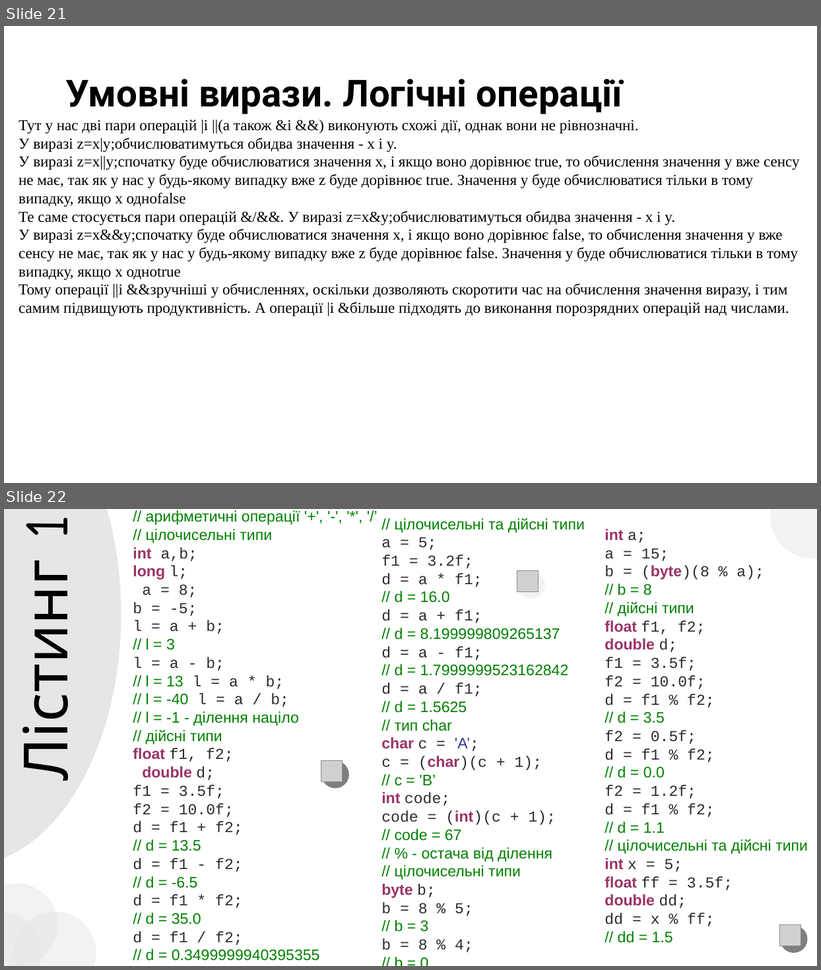
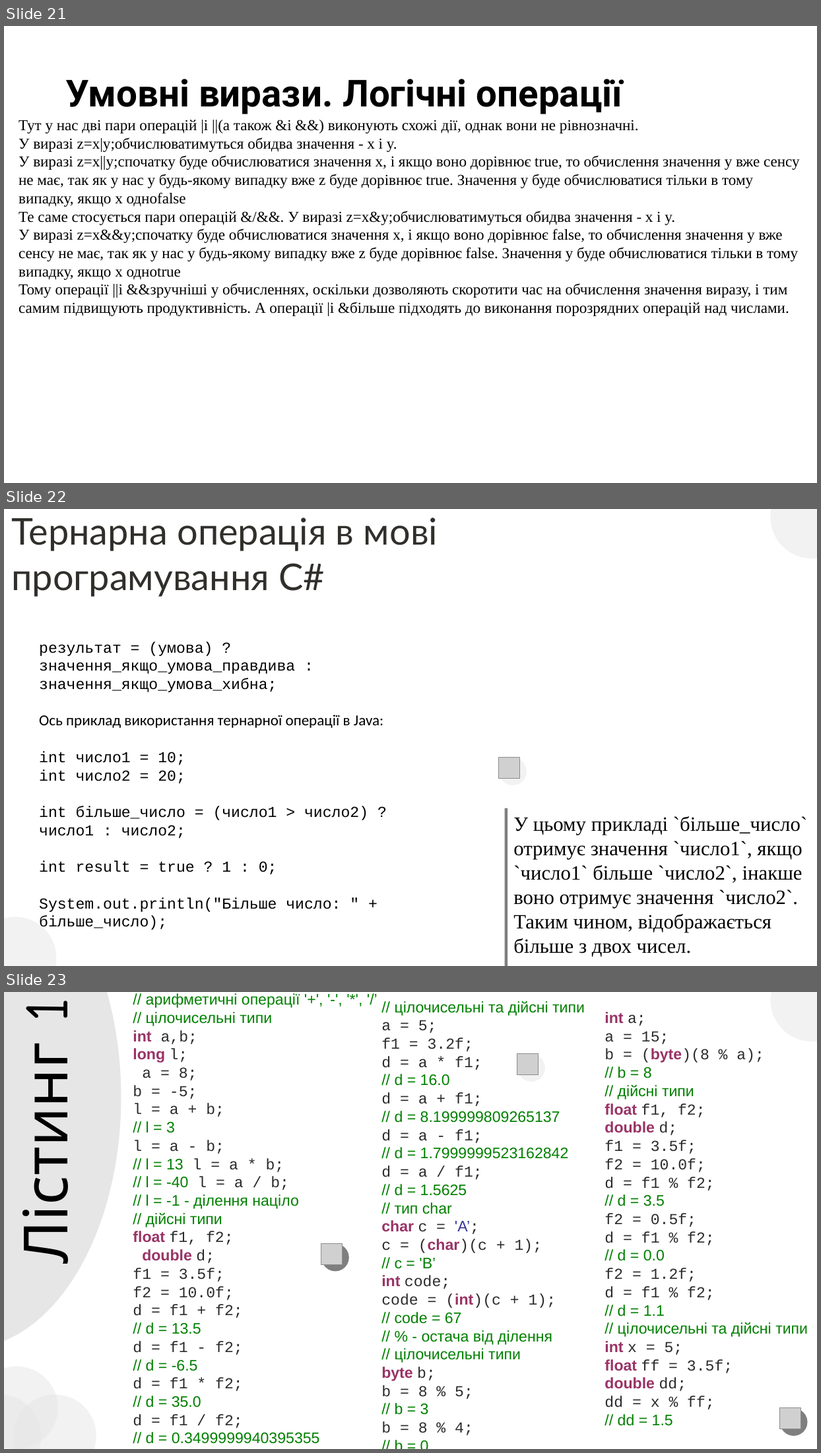
Before and after one commit to arg3ntuum/UnityCourse, a slide deck: Модуль 1/Unity Модуль 1 Урок 2. Базові операції.pptx. Shown one above the other, each under a label of ours: slides 21 and 22 before the commit, slides 21, 22 and 23 after it. The pictures are 821x970 and 821x1453 pixels, drawn with LibreOffice and Linux fonts; fonts in the diff are those of the drawing; grey boxes stand for pictures. Boxes give left, top, right and bottom in pixels: in the first picture for what was removed or moved away, otherwise in the second. Text is boxed around its words. In the diff, an @@ line names an element or a change of style, - is before the commit and + after.

```diff
--- a/Модуль 1/Unity Модуль 1 Урок 2. Базові операції.pptx
+++ b/Модуль 1/Unity Модуль 1 Урок 2. Базові операції.pptx
@@ slide 22 added at (x1=4, y1=509, x2=817, y2=966), background #FFFFFF @@
@@ text added at (x1=11, y1=518, x2=438, y2=597), 43.5 pt, text #312F2B @@
+Тернарна операція в мові програмування C#
@@ ellipse added at (x1=771, y1=509, x2=817, y2=559), fill #E7E6E6 at 50% opacity @@
@@ text added at (x1=39, y1=642, x2=384, y2=930), 18 pt, text #000000 @@
+результат = (умова) ? значення_якщо_умова_правдива : значення_якщо_умова_хибна;
+Ось приклад використання тернарної операції в Java:
+int число1 = 10;
+int число2 = 20;
+int більше_число = (число1 > число2) ? число1 : число2;
+int result = true ? 1 : 0;
+System.out.println("Більше число: " + більше_число);
@@ ellipse added at (x1=499, y1=758, x2=527, y2=786), fill #E7E6E6 at 50% opacity @@
@@ picture added at (x1=499, y1=758, x2=521, y2=779) @@
@@ rectangle added at (x1=505, y1=809, x2=508, y2=966), fill #000000 at 50% opacity @@
@@ text added at (x1=514, y1=817, x2=807, y2=957), 24 pt, text #000000 @@
+У цьому прикладі `більше_число` отримує значення `число1`, якщо `число1` більше `число2`, інакше воно отримує значення `число2`. Таким чином, відображається більше з двох чисел.
@@ ellipse added at (x1=4, y1=917, x2=56, y2=966), fill #E7E6E6 at 50% opacity @@
@@ what was slide 22 is now slide 23 @@
```
Also in this commit, not shown: 3 other files.
